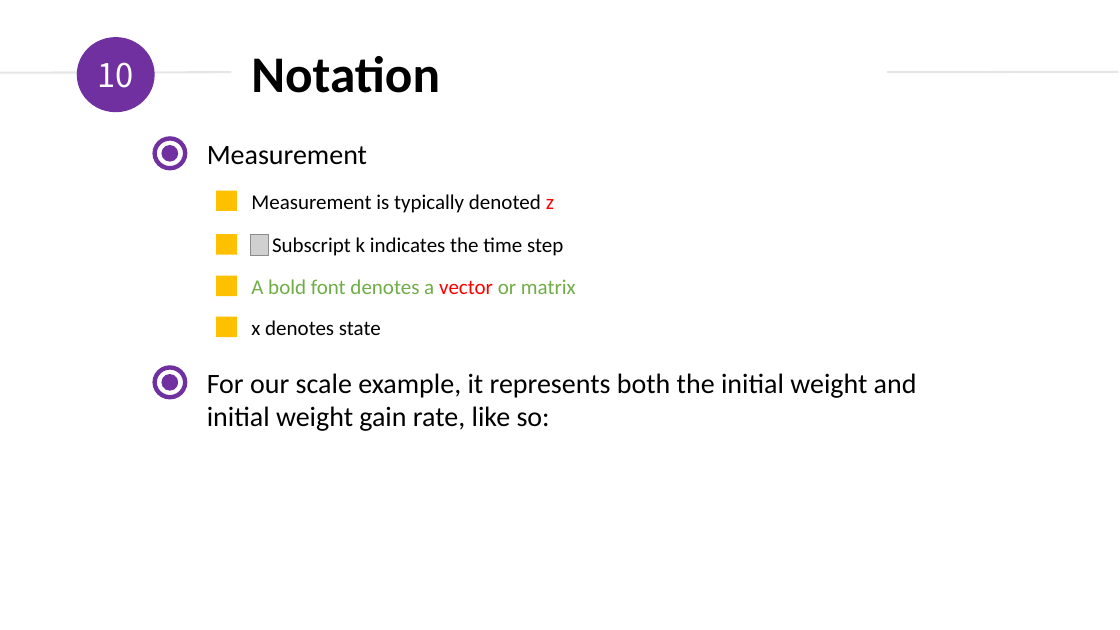
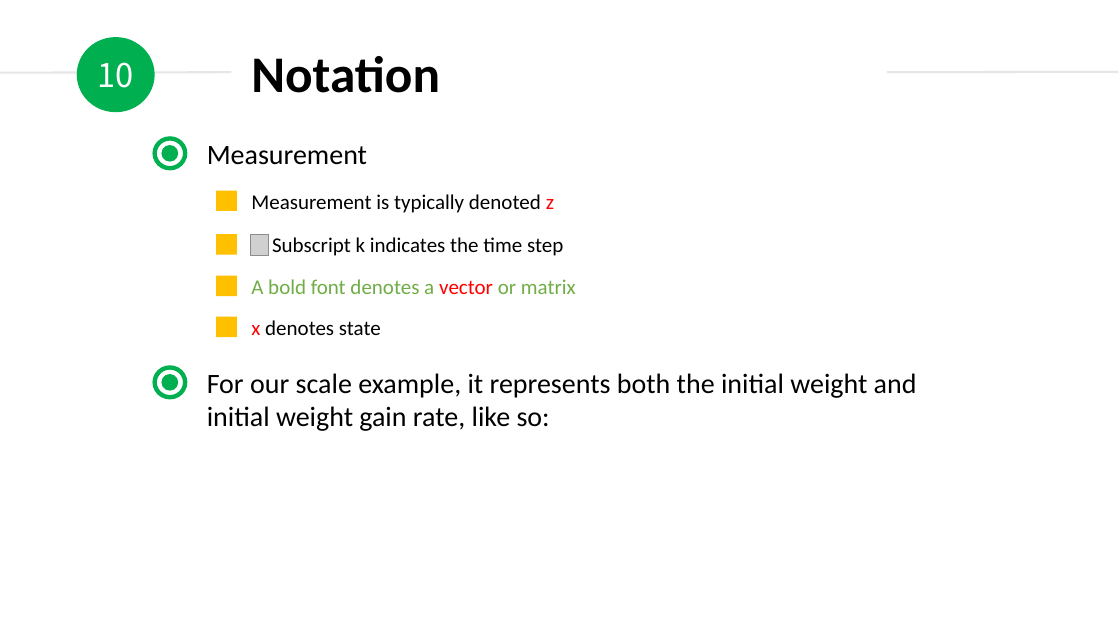
Before and after one commit to duyongquan/LTSLAM, a slide deck: slide 9 of docs/pptx/Kalman and Bayesian Filters/02-g-h-filter.pptx. Drawn at 1120x630 pixels with LibreOffice and Linux fonts; fonts in the diff are those of the drawing; grey boxes stand for pictures. Boxes give left, top, right and bottom in pixels: in the first picture for what was removed or moved away, otherwise in the second. Text is boxed around its words. In the diff, an @@ line names an element or a change of style, - is before the commit and + after.

```diff
--- a/docs/pptx/Kalman and Bayesian Filters/02-g-h-filter.pptx
+++ b/docs/pptx/Kalman and Bayesian Filters/02-g-h-filter.pptx
@@ ellipse at [155, 139, 185, 168]: outline #7030A0 3.75 pt to #00B050 3.75 pt @@
@@ text "x denotes state" at [251, 320, 381, 335]: text colour #000000 to #FF0000 in "x" @@
@@ ellipse at [155, 367, 185, 397]: outline #7030A0 3.75 pt to #00B050 3.75 pt @@
@@ fill #7030A0 to #00B050 in 3 elements at [76, 37, 155, 112], [161, 145, 178, 162], [161, 374, 178, 391] @@
```
Also in this commit, not shown: 1 other slide changed, 28 other files.
